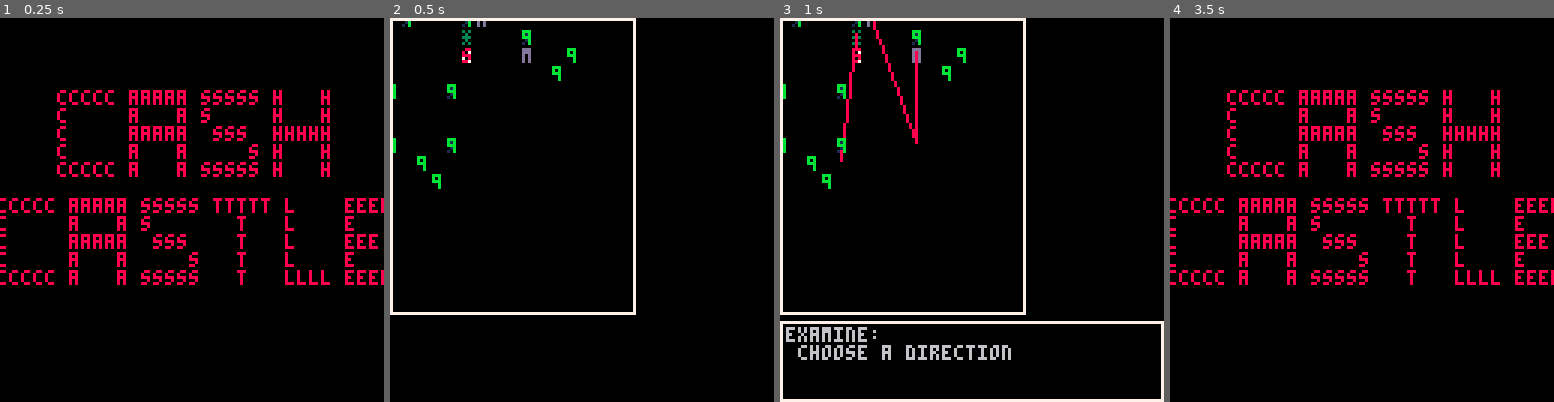
Above: before the commit, frames 1-4 (left to right).
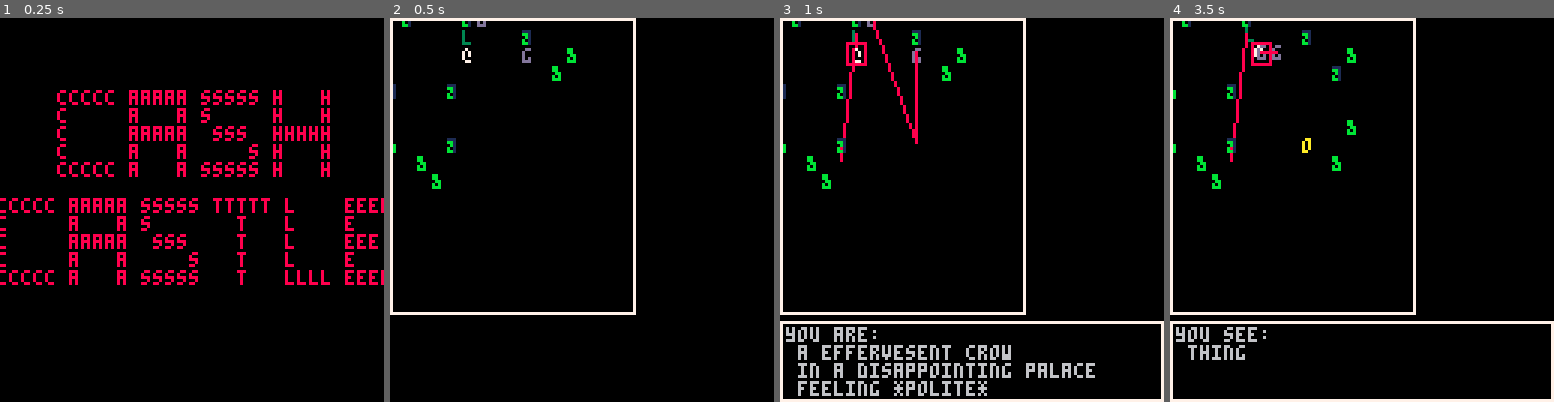
Above: after the commit, the same moments.

Repository: arnodick/castle
Game: PICO-8 cartridge castle.p8
The game is run twice, just before and just after one commit, with the same random seed, the same clock (stepped at 60 frames per second) and the same inputs.
Inputs:
- Up to frame 1 (0.25 s): no input
- Up to frame 2 (0.5 s): tap X (X key) at 0.33 s
- Up to frame 3 (1 s): tap O (Z key) at 0.7 s
- Up to frame 4 (3.5 s): tap X (X key) at 1.07, 1.85, 2.97 s; hold Right 1.6-2.1 s; tap O (Z key) every 0.4 s from 1.7 to 3.3 s; hold Up 2.15-2.42 s; hold Right 2.47-3.03 s; hold Left from 3.08 s (still down)

Frame 1 is identical in both runs. In frame 2, 0.7% of the frame differs, in the area x 0-49%, y 0-45%; in frame 3, 3.8%; in frame 4, 13%, in the area x 0-100%, y 0-100%.

Commit message:
trying to get this dang ol examine cursor working...

Diff:
--- a/castle.p8
+++ b/castle.p8
@@ -18,19 +18,22 @@
 	debug_l[5]="actors:"..#actors
 	debug_l[6]="creats:"..#actors.creatures
 	debug_l[7]="items:"..#actors.items
+	debug_l[8]="cursors:"..#actors.cursors
 	if p!=nil then
-	debug_l[8]="inv:"..#p.inventory
-	debug_l[9]="px="..p.x
-	debug_l[10]="py="..p.y
-	debug_l[11]="lvl="..level
+	debug_l[9]="inv:"..#p.inventory
+--	debug_l[10]="px="..p.x
+--	debug_l[11]="py="..p.y
+	debug_l[10]="curx="..cur.x
+	debug_l[11]="cury="..cur.y
+	debug_l[12]="lvl="..level
 	end
 	if actortypes[2]!=nil then
-	debug_l[12]=actortypes[2][level+1].ch
-	debug_l[13]=actortypes[2][level+1].ch2
+	debug_l[13]=actortypes[2][level+1].ch
+	debug_l[14]=actortypes[2][level+1].ch2
 	end
 	if rltns!=nil then
 	for a=1,#rltns do
-		debug_l[13+a]=feelings[rltns[a].fe].." li:"..feelings[rltns[rltns[a].li].fe].." ha:"..feelings[rltns[rltns[a].ha].fe]
+		debug_l[14+a]=feelings[rltns[a].fe].." li:"..feelings[rltns[rltns[a].li].fe].." ha:"..feelings[rltns[rltns[a].ha].fe]
 		--debug_l[13+a]=
 	end
 	end
@@ -167,7 +170,7 @@
 end
 
 function actortypes_i(l,r)
-	chars="@abcdefghijklmnopqrstuvwxyz0123456789!#%^*():;,.{}&$"
+	chars="@abcdefghijklmnopqrstuvwxyz0123456789!#%^*():;,.{}&$ "
 
 	rltns={}
 	--temp index to delete feelings that have been selected already
@@ -311,14 +314,13 @@
 	end
 		--cursor abilities
 	for a=1,4 do
-		--local ch=48
-		actortypes[11][a].ch=sub(chars,20,20)
+		actortypes[11][a].ch=sub(chars,#chars,#chars)
 		actortypes[11][a].c=8
 --		actortypes[10][a].sp=flr(rnd(#objects))+1
 		actortypes[11][a].solid=false
 		actortypes[11][a].m=1
-		actortypes[11][a].display=false
-		actortypes[11][a].control=false
+		--actortypes[11][a].display=false
+		--actortypes[11][a].control=false
 	end
 end
 
@@ -437,6 +439,10 @@
 		end
 		add(actors.creatures,a)
 	end
+	if a.t==11 then
+		a.hit=0
+		add(actors.cursors,a)
+	end
 	add(actors,a)
 	return a
 end
@@ -494,6 +500,10 @@
 	rectfill(cam[1]+m.x-2,cam[2]+m.y-3,cam[1]+m.x+m.w,cam[2]+m.y-4,0)
 	if m.control then
 		rect(cam[1]+m.x-2,cam[2]+m.y-2,cam[1]+m.x+m.w,cam[2]+m.y+m.h,rooms[level].c+4)
+		if m.t==1 then
+			--draw cursor
+			rect(cur.x*cellw+camoffx,cur.y*cellh+camoffy,cur.x*cellw+cellw+camoffx+1,cur.y*cellh+cellh+camoffy+1,8)
+		end
 	end
 	if m.display then
 		local l=#m.me-1 if l>flr(m.h/cellh) then l=m.h/cellh end
@@ -511,7 +521,6 @@
 	foreach(actors.creatures,doactor)
 	foreach(actors.items,doactor)
 	foreach(actors.exits,doactor)
---	foreach(menus,domenu)
 	debug_l[4]=0
 end
 
@@ -658,7 +667,7 @@
 	if d!=0 then
 		local dire=actoroob(a,direction(d))
 		local cell=room[a.x+dire[1]][a.y+dire[2]]
-		if cell==0 or not actortypes[cell][level+1].solid then
+		if cell==0 or not actortypes[cell][level+1].solid or a.t==11  then
 			room[a.x][a.y]=0
 			a.x+=dire[1] a.y+=dire[2]
 			room[a.x][a.y]=a.t
@@ -695,7 +704,7 @@
 		if a==p then
 			sendtomenu(menus[2],listinventory(p))
 		end
-		if comparedistance(a,p)<6 then
+		if comparedistance(a,p)<6 or a.t==11 then
 			if a.hit==0 then
 				local d=movetype(a)
 				if moveactor(a,d) then
@@ -715,6 +724,7 @@
 	actors.creatures={}
 	actors.items={}
 	actors.exits={}
+	actors.cursors={}
 end
 
 function dodialogue(m,t)
@@ -863,26 +873,29 @@
 	--examine menu
 	if m.t==1 then
 		if m.control==true then
-			sendtomenu(m,{"examine:"," choose a direction"})
-			if btnp()>0 and btnp()<16 then
-				m.control=not m.control
-				local dire=actoroob(p,direction(btnp()))
-				local target=room[p.x+dire[1]][p.y+dire[2]]
-				if target!=0 then
-					if target==3 or target==7 or target==8 then
-						dodialogue(m,target)
-					elseif target==2 or target==9 then
-						m.me[1]="you face:"
-						m.me[2]=" a "..objects[actortypes[target][level+1].sp]
-					end
-				else
-					local ty=actortypes[p.t][level+1]
-					m.me[1]="you are:"
-					m.me[2]=" a "..adjectives[ty.ad].." "..pronouns[ty.pn]..species[ty.sp]
-					m.me[3]=" in a "..adjectives[rooms[level].ad].." "..places[rooms[level].pl]
-					m.me[4]=" feeling *"..feelings[rltns[ty.rl].fe].."*"
-				end
-			end
+--			sendtomenu(m,{"examine:"," choose a direction"})
+			local mes={}
+--				m.control=not m.control
+--				local dire=actoroob(p,direction(btnp()))
+			local target=room[cur.x][cur.y]
+			if target!=0 then
+--					if target==3 or target==7 or target==8 then
+--						dodialogue(m,target)
+					--else
+--				mes[1]="you see:"
+--						mes[2]=" a "..objects[actortypes[target][level+1].sp]
+--			if target==2 or target==9 then
+				mes[1]="you see:"
+				--mes[2]=" a "..objects[actortypes[target][level+1].sp]
+				mes[2]=" thing"
+			else
+				local ty=actortypes[p.t][level+1]
+				mes[1]="you are:"
+				mes[2]=" a "..adjectives[ty.ad].." "..pronouns[ty.pn]..species[ty.sp]
+				mes[3]=" in a "..adjectives[rooms[level].ad].." "..places[rooms[level].pl]
+				mes[4]=" feeling *"..feelings[rltns[ty.rl].fe].."*"
+			end
+			sendtomenu(m,mes)
 			if btnp(5) then
 				m.control=not m.control
 				m.me={}
@@ -937,6 +950,7 @@
 		add(actors,p)
 		add(actors.creatures,p)
 	end
+	cur=makeactor(11,p.x,p.y)
 	loadmap(rooms[level].room_w,rooms[level].sector_a)
 	loadactors(rooms[level].room_w)
 end
@@ -980,10 +994,12 @@
 	elseif s==1 then
 		if not menus[1].control and not menus[2].control then
 			if p!=nil then
+				--control inventory
 				if btnp(5) then
 					if p.inventory[1]!=nil then
 						menus[2].control=not menus[2].control
 					end
+				--control examine
 				elseif btnp(4) then
 					for v in all(actors.creatures) do
 						if v!=p then
@@ -992,8 +1008,9 @@
 							end
 						end
 					end
-					cur.display=not cur.display
+--					cur.display=not cur.display
 					menus[1].control=not menus[1].control
+					cur.x=p.x cur.y=p.y
 				elseif btnp()>0 then
 				--if timer%4==0 then
 					local dire=actoroob(p,direction(btnp()))
@@ -1020,6 +1037,7 @@
 				cam[2]=flr(p.y/rooms[level].sector_s)*rooms[level].sector_s*cellh
 			end
 		else
+			foreach(actors.cursors,doactor)
 			foreach(menus,domenu)
 		end
 
